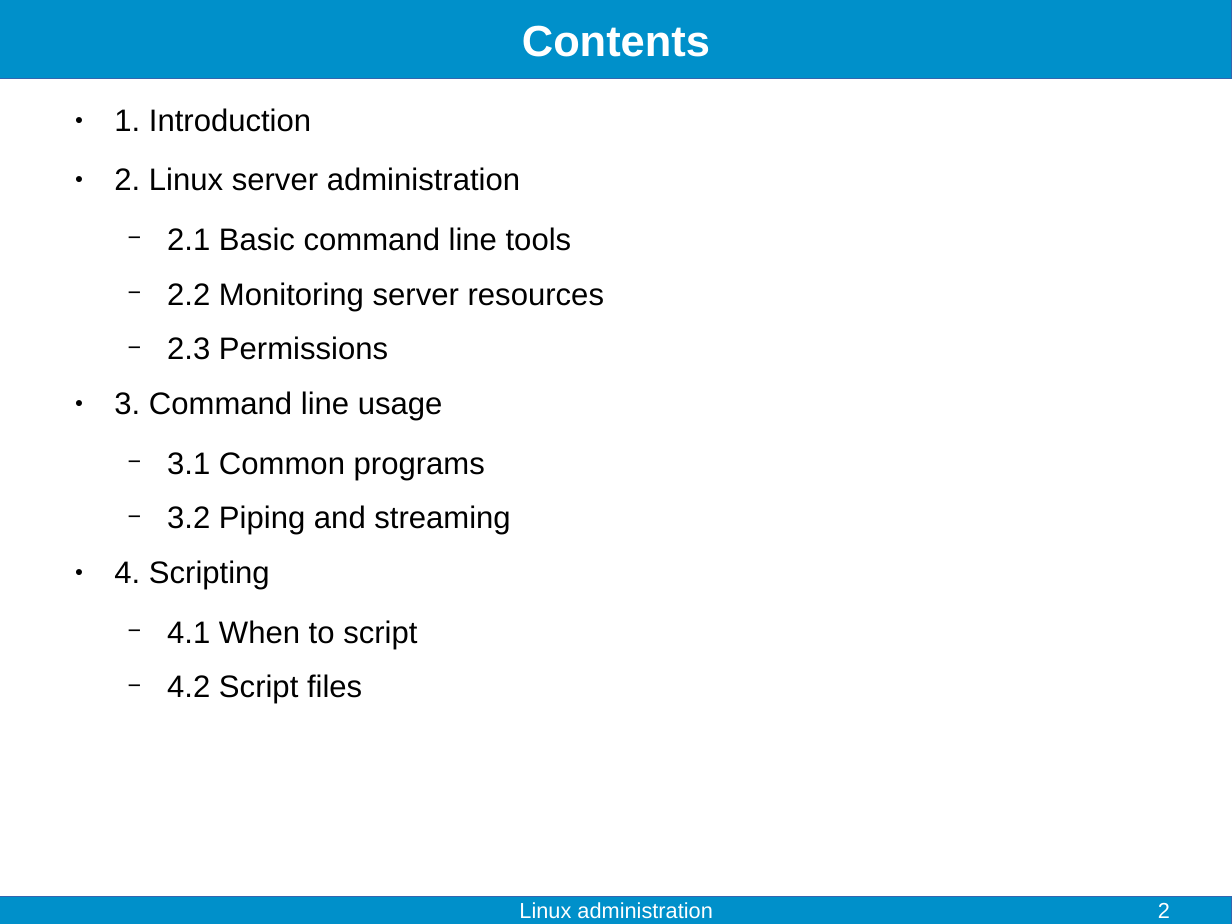
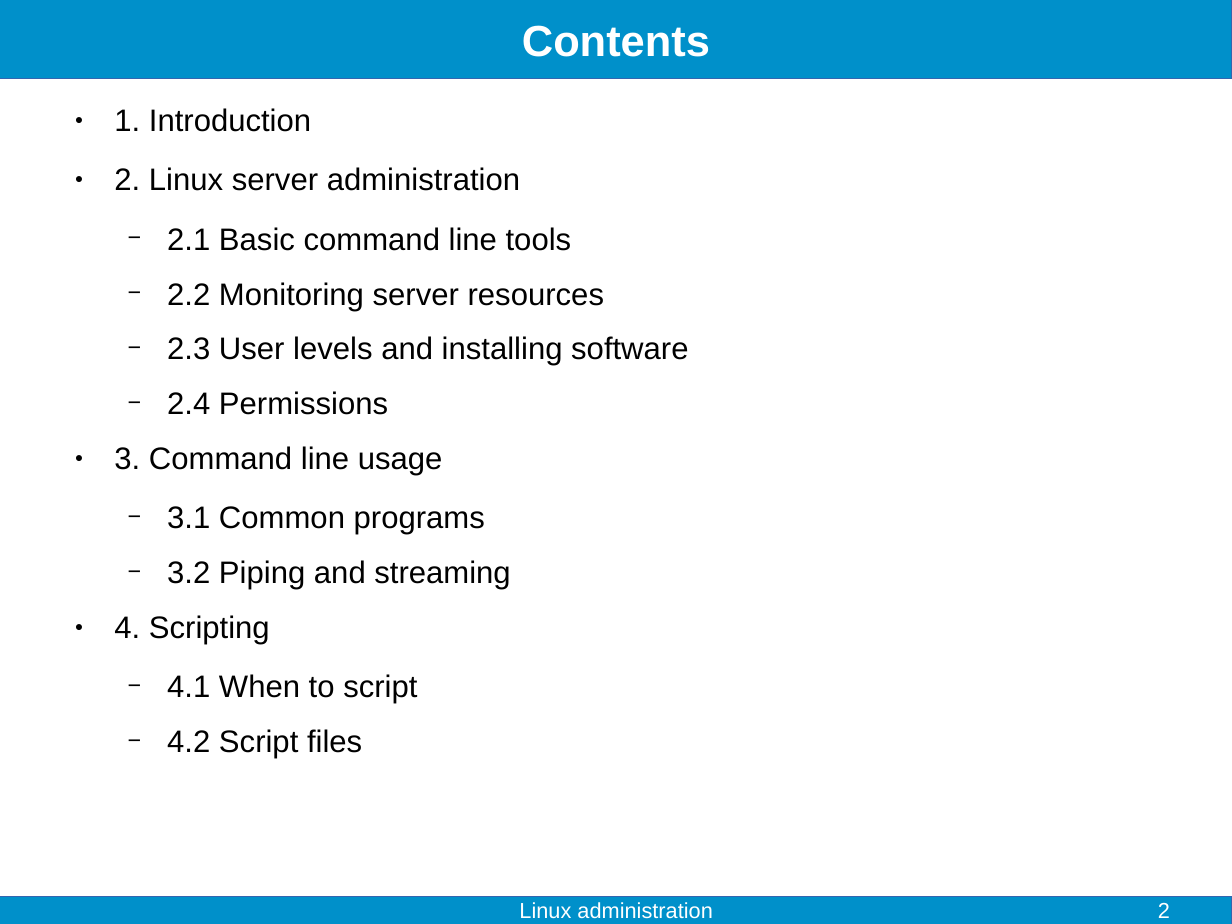
Before and after one commit to fjelltopp/training, a slide deck: slide 2 of linux_administration/linux_administration.odp. Drawn at 1232x924 pixels with LibreOffice and Linux fonts; fonts in the diff are those of the drawing. Boxes give left, top, right and bottom in pixels: in the first picture for what was removed or moved away, otherwise in the second. Text is boxed around its words. In the diff, an @@ line names an element or a change of style, - is before the commit and + after.

```diff
--- a/linux_administration/linux_administration.odp
+++ b/linux_administration/linux_administration.odp
@@ text at bbox=[167, 336, 688, 415]: text changed @@
-  − 2.3 Permissions
+  − 2.3 User levels and installing software
+  − 2.4 Permissions
```
Also in this commit, not shown: 2 other slides changed, 4 slides added.
